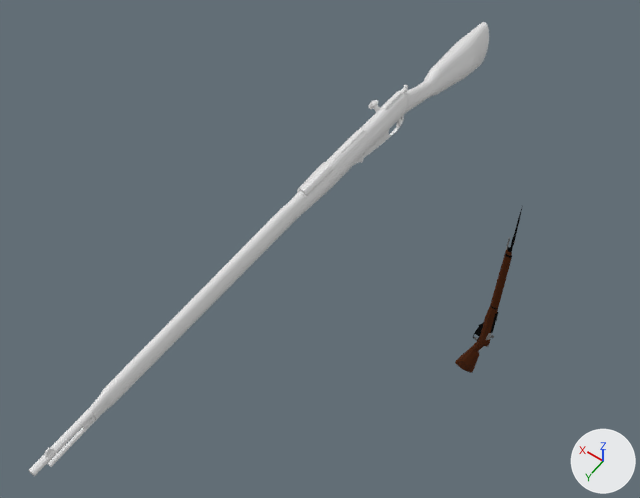
Before and after pictures for a commit that changed the Blender file modele do blendera/Bronie/Mosin.blend.
Both versions are drawn from a camera (50 mm lens) standing at (-0.96, 3.07, 4.33) and looking at (0.99, 0.35, 0.04). Lighting does not change. The marker at lower right points along +X, +Y and +Z. The older version comes first.

Objects in the first picture: 'Mosin.copy', 'Mosin.copy.001'.
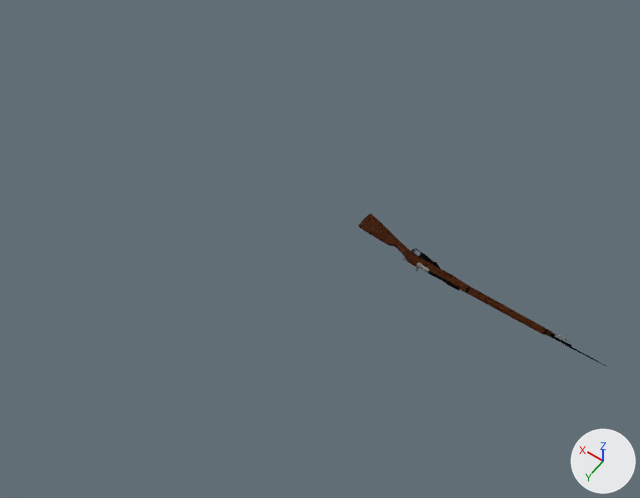
Location of each change, (x1, y1, x2, y2) in pixels of the pictures (640 x 498 px):
'Mosin.copy.001', hidden: before (28, 22, 489, 476)
'Mosin.copy', turned: before (455, 205, 523, 373); after (371, 223, 606, 366)
'Mesh_mosin', added: after (358, 214, 569, 341)

Diff of the bpy script that builds the scene:
```diff
--- a/modele do blendera/Bronie/Mosin.blend.py
+++ b/modele do blendera/Bronie/Mosin.blend.py
@@ me_cylinder_002 @@
 # used by ob_mosin_copy_001; location = (1.329, 0.0, 0.0)
-me_cylinder_002.from_pydata(...)  # 1235 vertices, 1092 faces; spans x -0.1..0.1, y -2.39..2.39, z -0.57..0.12
+me_cylinder_002.from_pydata(...)  # 1235 vertices, 1092 faces; spans x -0.12..0.57, y -2.39..2.39, z -0.1..0.1
+# me_cylinder_002 part 1: the whole mesh is multiplied about the mesh origin by the matrix ((0.0, 0.0, -1.0), (0.0, -1.0, 0.0), (-1.0, 0.0, 0.0))
@@ me_cylinder_003 @@
+me_cylinder_003.from_pydata(...)  # 268 vertices, 526 faces; spans x -0.1..0.101, y -0.57..0.911, z -0.03..0.031
+me_cylinder_003.materials.append(mat_material_001)  # picture img_main_txtr_png_001
@@ ob_mosin_copy @@
 ob_mosin_copy.location = (0.0, 0.0, 0.0)
-ob_mosin_copy.rotation_euler = (-1.571, 0.0, 0.0)  # degrees (-90, 0, 0)
+ob_mosin_copy.rotation_euler = (0.0, 0.0, -1.571)  # degrees (0, 0, -90)
@@ ob_mosin_copy_001 @@
 ob_mosin_copy_001 = bpy.data.objects.new('Mosin.copy.001', me_cylinder_002)
-ob_mosin_copy_001.location = (1.329, 0.0, 0.0)
+ob_mosin_copy_001.location = (0.0, 0.0, 0.0)
 _m = ob_mosin_copy_001.modifiers.new('Decimate', 'DECIMATE')
 _m.use_collapse_triangulate = True
+ob_mosin_copy_001.hide_set(True)
@@ ob_mesh_mosin @@
+ob_mesh_mosin = bpy.data.objects.new('Mesh_mosin', me_cylinder_003)
+ob_mesh_mosin.location = (0.0, 0.0, 0.0)
+ob_mesh_mosin.rotation_euler = (0.0, 0.0, -1.571)  # degrees (0, 0, -90)
```
